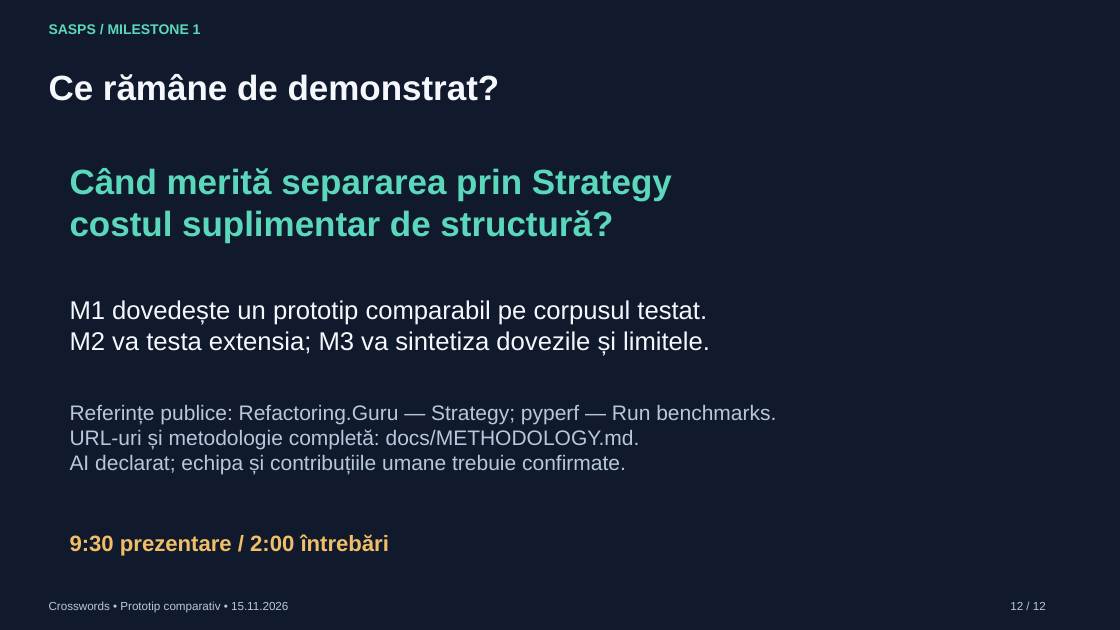
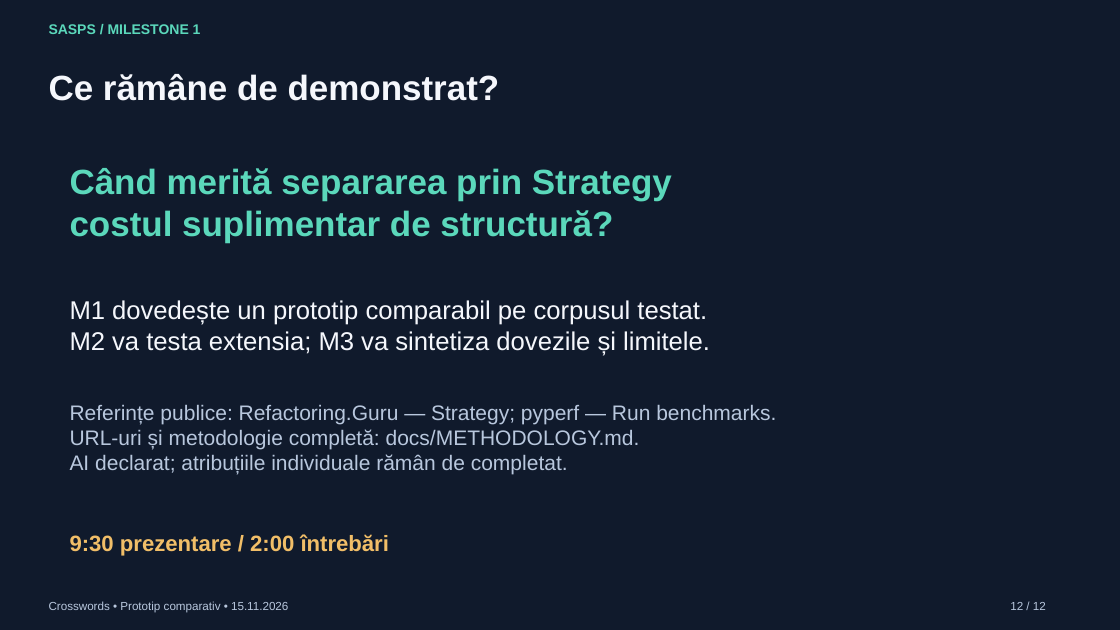
Before and after one commit to nadolualex/sasps-crosswords, a slide deck: slide 12 of presentation/SASPS_M1_Crosswords.pptx. Drawn at 1120x630 pixels with LibreOffice and Linux fonts; fonts in the diff are those of the drawing. Boxes give left, top, right and bottom in pixels: in the first picture for what was removed or moved away, otherwise in the second. Text is boxed around its words. In the diff, an @@ line names an element or a change of style, - is before the commit and + after.

Commit message:
Update M1 presentation and documentation authors
Credit Nadolu Alex and Dalya Tobescu without a team name or account names in academic author blocks. Regenerate slides and validate author metadata while retaining unassigned individual roles and unchanged benchmark data.

```diff
--- a/presentation/SASPS_M1_Crosswords.pptx
+++ b/presentation/SASPS_M1_Crosswords.pptx
@@ text at (70,454,568,474): text changed @@
-AI declarat; echipa și contribuțiile umane trebuie confirmate.
+AI declarat; atribuțiile individuale rămân de completat.
```
Also in this commit, not shown: 3 other slides changed, 10 other files.
